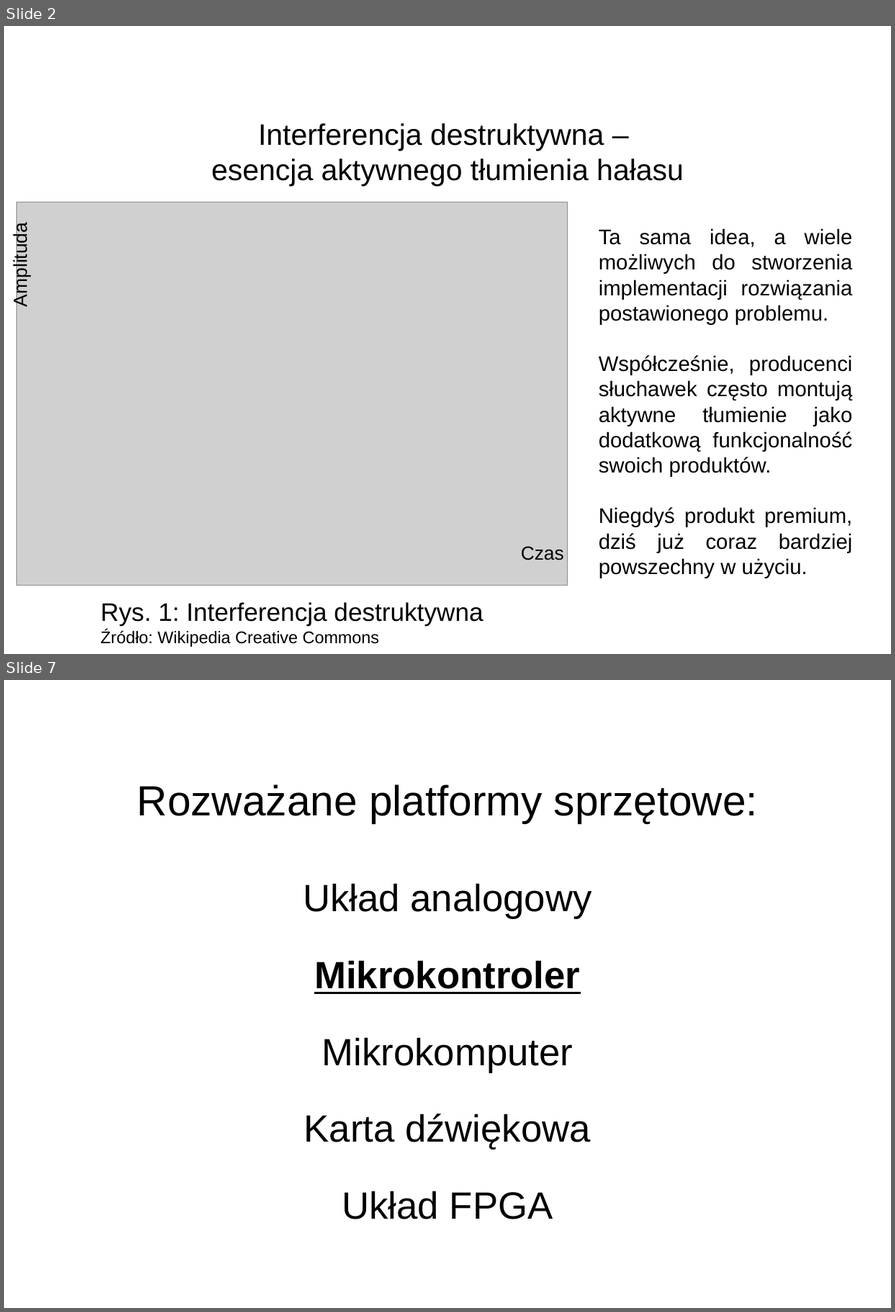
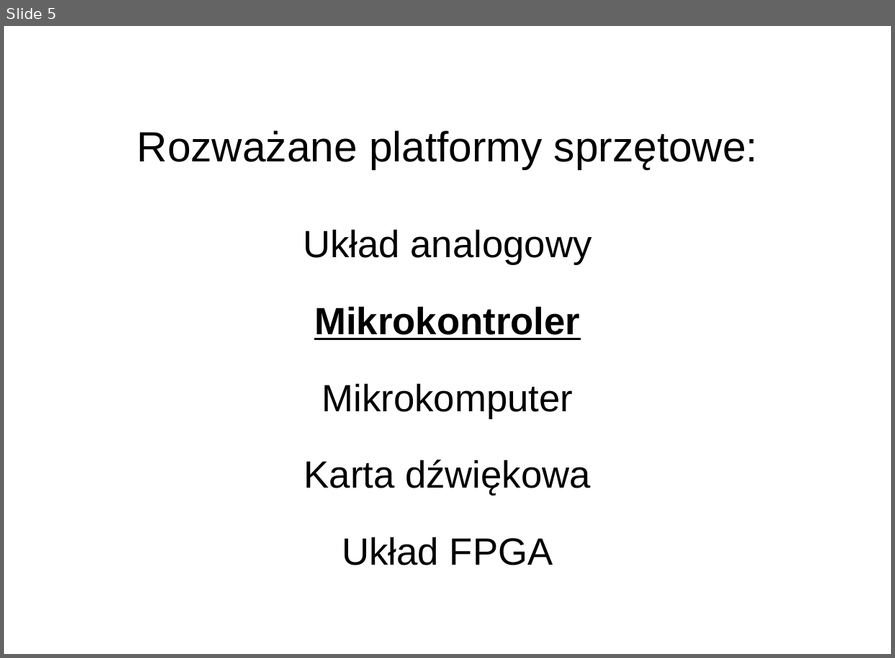
Before and after one commit to Stchena/ANC-Thesis, a slide deck: Assets/prezentacja_prototyp_ukladu_aktywnej_redukcji_poziomu_halasu.ppt. Shown one above the other, each under a label of ours: slides 2 and 7 before the commit, slide 5 after it; the slides between them are not shown. The pictures are 895x1312 and 895x658 pixels, drawn with LibreOffice and Linux fonts; fonts in the diff are those of the drawing; grey boxes stand for pictures; background and template pictures are left out. Boxes give left, top, right and bottom in pixels: in the first picture for what was removed or moved away, otherwise in the second. Text is boxed around its words. In the diff, an @@ line names an element or a change of style, - is before the commit and + after.

```diff
--- a/Assets/prezentacja_prototyp_ukladu_aktywnej_redukcji_poziomu_halasu.ppt
+++ b/Assets/prezentacja_prototyp_ukladu_aktywnej_redukcji_poziomu_halasu.ppt
@@ slide 2 removed at (x1=4, y1=26, x2=891, y2=654), background picture (left out) @@
@@ text removed at (x1=211, y1=123, x2=684, y2=187) @@
-Interferencja destruktywna –
-esencja aktywnego tłumienia hałasu
@@ picture removed at (x1=17, y1=202, x2=568, y2=585) @@
@@ text removed at (x1=10, y1=230, x2=31, y2=305) @@
-Amplituda
@@ text removed at (x1=599, y1=228, x2=853, y2=578) @@
-Ta sama idea, a wiele możliwych do stworzenia implementacji rozwiązania postawionego problemu.
-Współcześnie, producenci słuchawek często montują aktywne tłumienie jako dodatkową funkcjonalność swoich produktów.
-Niegdyś produkt premium, dziś już coraz bardziej powszechny w użyciu.
@@ text removed at (x1=521, y1=546, x2=564, y2=560) @@
-Czas
@@ text removed at (x1=100, y1=602, x2=483, y2=647) @@
-Rys. 1: Interferencja destruktywna
-Źródło: Wikipedia Creative Commons
@@ what was slide 7 is now slide 5 @@
```
Also in this commit, not shown: 3 slides changed, 5 slides added, 6 other slides removed, 4 other files.
